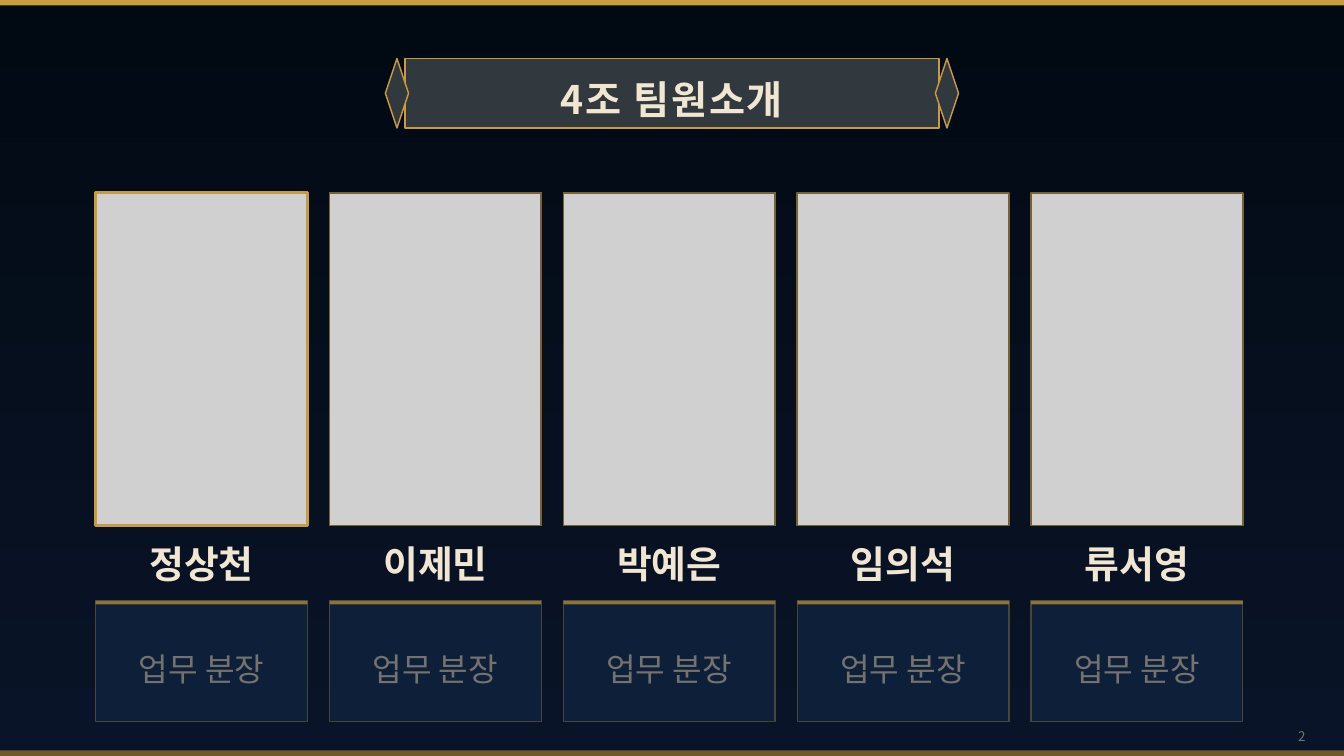
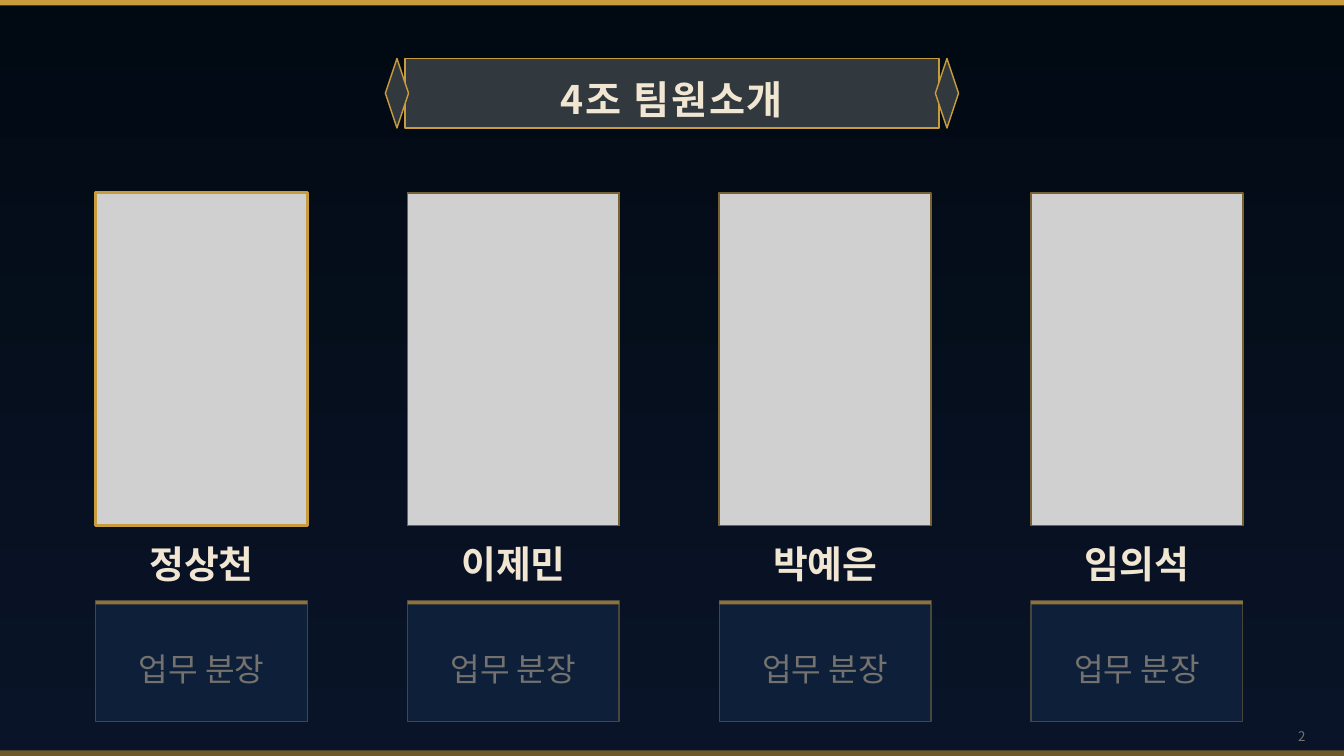
Before and after one commit to wpalswpa/project2608, a slide deck: slide 2 of 4조(십분컷)_미니2프로젝트_LoL 인게임 시점별 경기 데이터 기반 승패 예측 및 핵심 승리요인 분석_발표자료.pptx. Drawn at 1344x756 pixels with LibreOffice and Linux fonts; fonts in the diff are those of the drawing; grey boxes stand for pictures; background and template pictures are left out. Boxes give left, top, right and bottom in pixels: in the first picture for what was removed or moved away, otherwise in the second. Text is boxed around its words. In the diff, an @@ line names an element or a change of style, - is before the commit and + after.

```diff
--- a/4조(십분컷)_미니2프로젝트_LoL 인게임 시점별 경기 데이터 기반 승패 예측 및 핵심 승리요인 분석_발표자료.pptx
+++ b/4조(십분컷)_미니2프로젝트_LoL 인게임 시점별 경기 데이터 기반 승패 예측 및 핵심 승리요인 분석_발표자료.pptx
@@ picture removed at (798, 193, 1009, 525) @@
@@ rectangle removed at (798, 193, 1009, 525) @@
@@ text "임의석": place and size @@
-text "임의석" at (851, 546, 955, 582)
+text "임의석" at (1085, 546, 1189, 582)
@@ text removed at (1085, 546, 1189, 582) @@
-류서영
@@ 3 rectangles, 2 texts, 1 picture: place and size @@
-3 rectangles, 2 texts, 1 picture at (330, 193, 541, 722)
+3 rectangles, 2 texts, 1 picture at (407, 193, 619, 722)
@@ 3 rectangles, 2 texts, 1 picture: place and size @@
-3 rectangles, 2 texts, 1 picture at (564, 193, 775, 722)
+3 rectangles, 2 texts, 1 picture at (720, 193, 932, 722)
@@ rectangle removed at (798, 601, 1009, 722) @@
@@ rectangle removed at (798, 601, 1009, 605) @@
@@ text removed at (840, 654, 966, 684) @@
-업무 분장
```
Also in this commit, not shown: 5 other slides changed, 3 slides removed, 1 other file.
